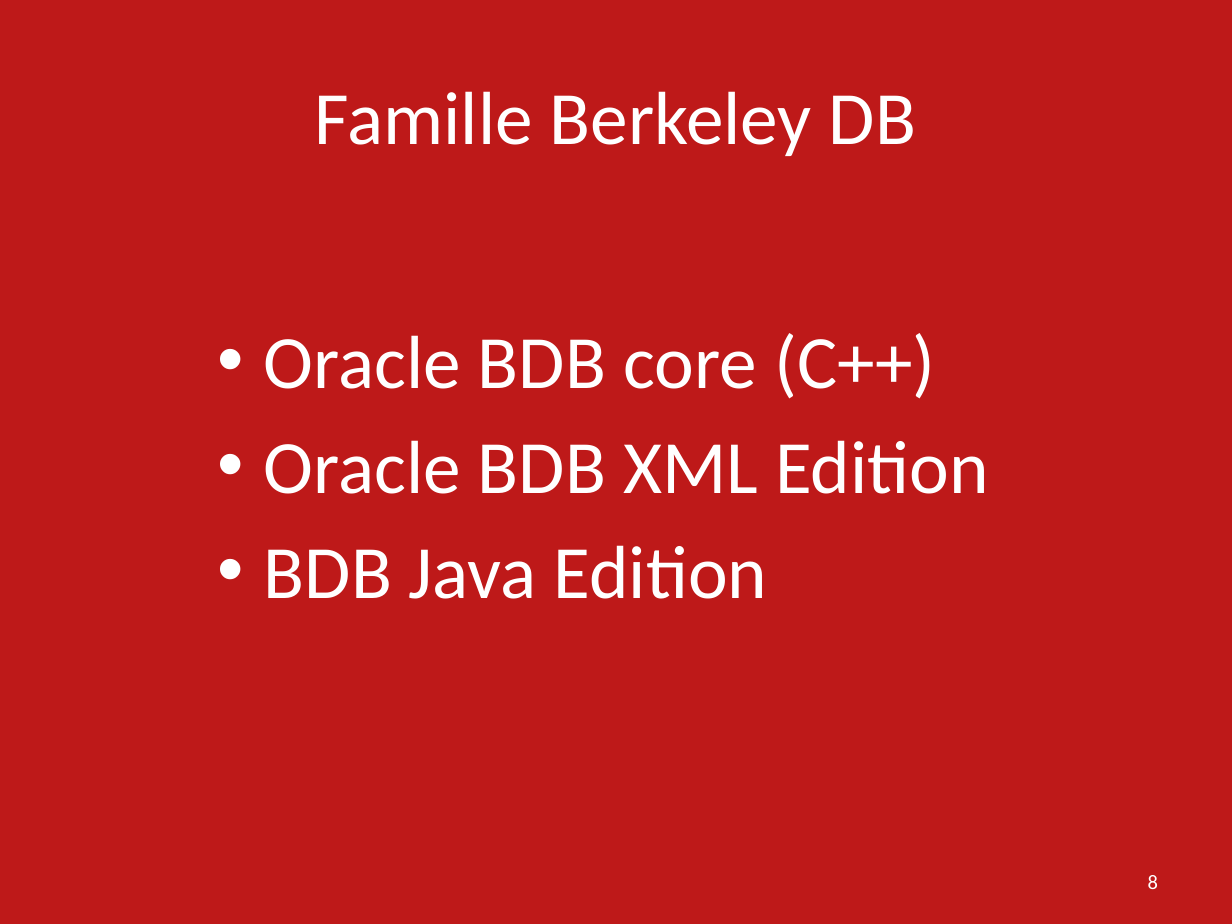
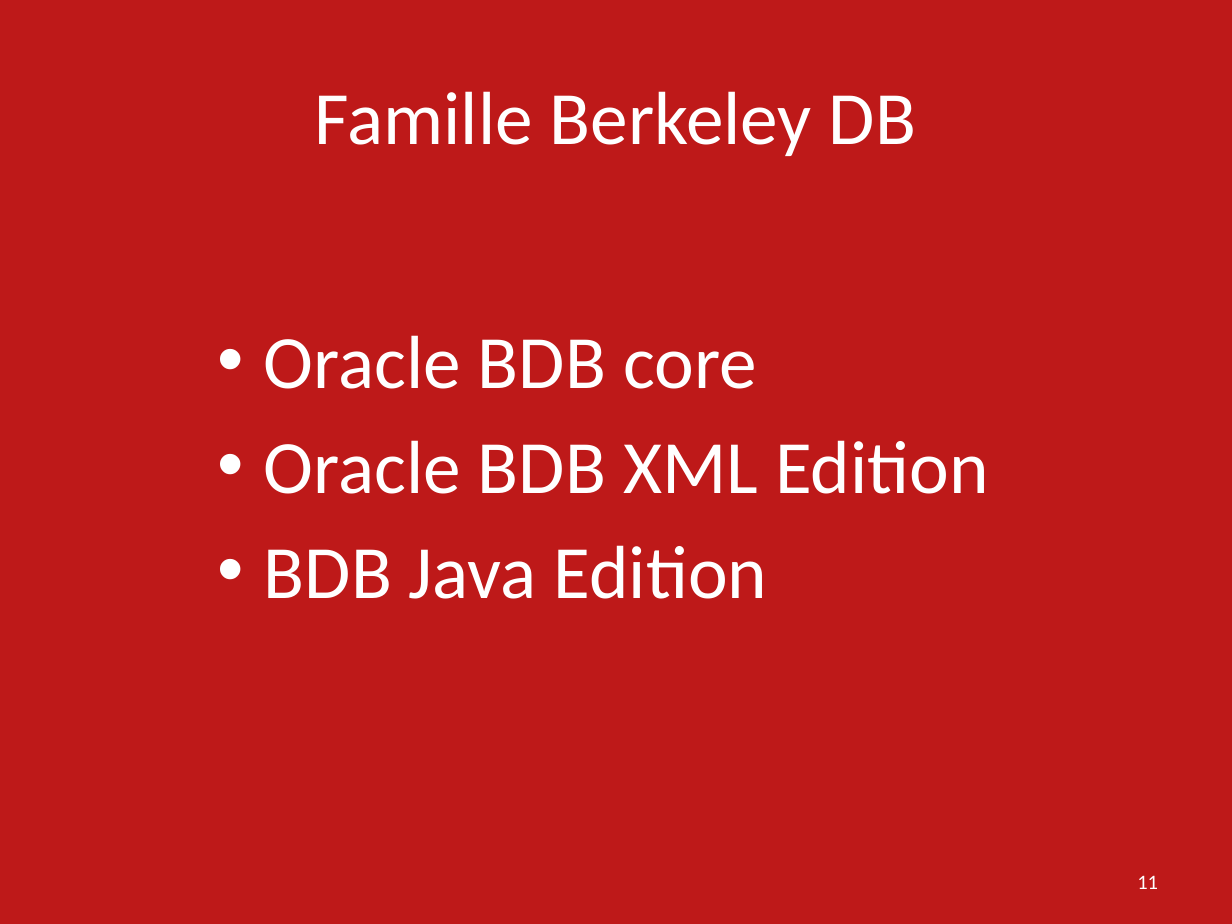
Before and after one commit to ebouhanna/SMB214-2016-Oracle-Berkeley-DB-JE, a slide deck: slide 11 of Presentation Oracle Berkeley DB SMB214.pptx (slide 8 before the commit). Drawn at 1232x924 pixels with LibreOffice and Linux fonts; fonts in the diff are those of the drawing. Boxes give left, top, right and bottom in pixels: in the first picture for what was removed or moved away, otherwise in the second. Text is boxed around its words. In the diff, an @@ line names an element or a change of style, - is before the commit and + after.

```diff
--- a/Presentation Oracle Berkeley DB SMB214.pptx
+++ b/Presentation Oracle Berkeley DB SMB214.pptx
@@ text at bbox=[264, 335, 758, 389]: text changed @@
-• Oracle BDB core (C++)
+• Oracle BDB core
@@ page number at bbox=[1137, 875, 1158, 889]: text changed @@
-8
+11
```
Also in this commit, not shown: 8 other slides changed, 1 slide removed, 1 other file.
